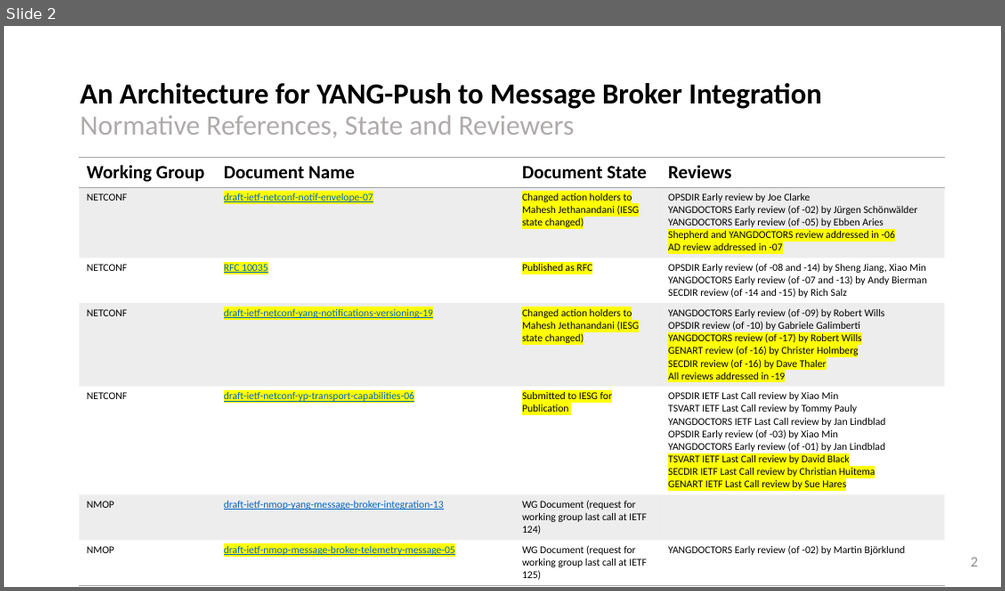
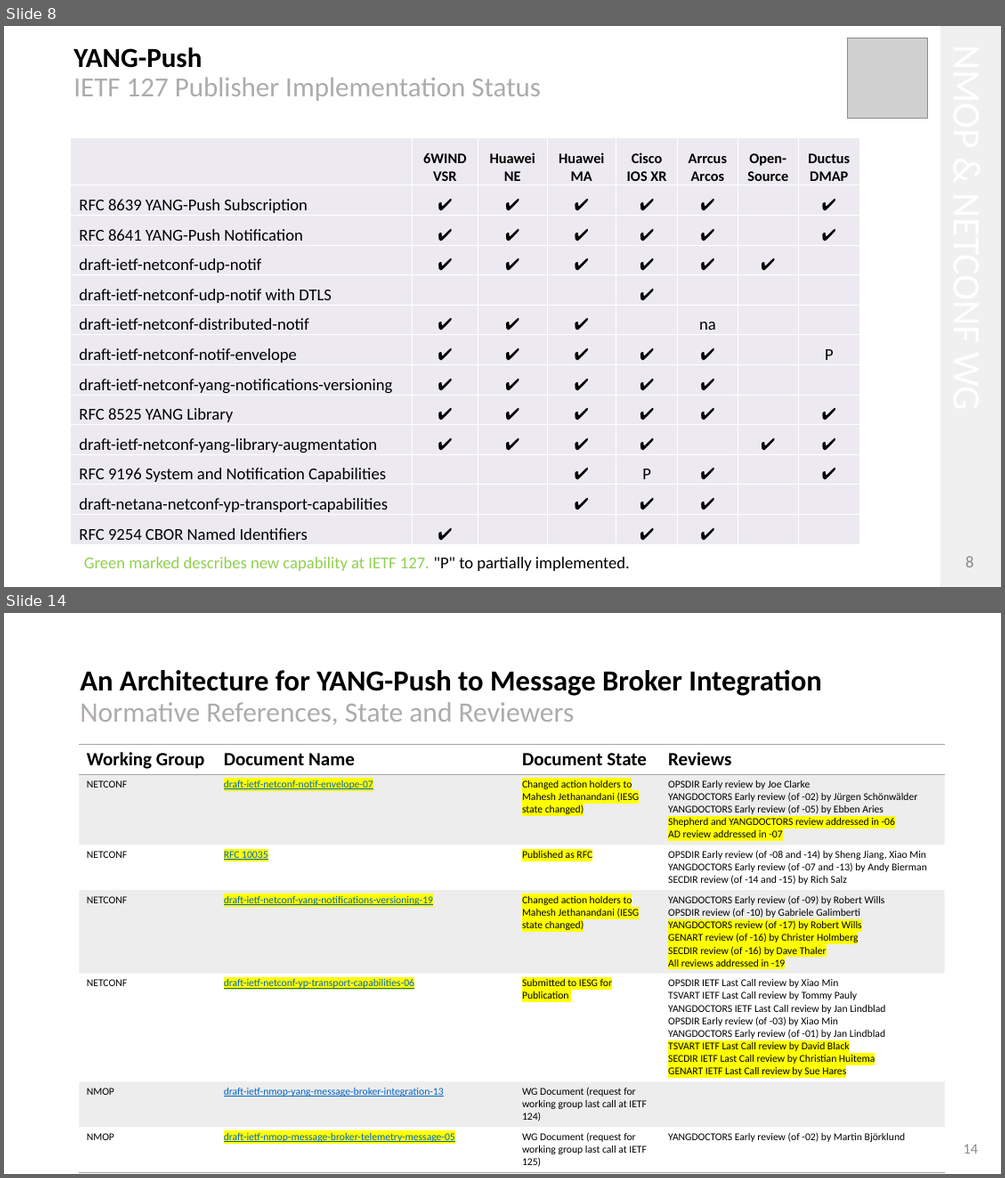
Before and after one commit to network-analytics/ietf-network-analytics-document-status, a slide deck: 127/NMOP/draft-ietf-nmop-yang-message-broker-integration-13.pptx. Shown one above the other, each under a label of ours: slide 2 before the commit, slides 8 and 14 after it; the slides between them are not shown. The pictures are 1005x591 and 1005x1178 pixels, drawn with LibreOffice and Linux fonts; fonts in the diff are those of the drawing; grey boxes stand for pictures. Boxes give left, top, right and bottom in pixels: in the first picture for what was removed or moved away, otherwise in the second. Text is boxed around its words. In the diff, an @@ line names an element or a change of style, - is before the commit and + after.

```diff
--- a/127/NMOP/draft-ietf-nmop-yang-message-broker-integration-13.pptx
+++ b/127/NMOP/draft-ietf-nmop-yang-message-broker-integration-13.pptx
@@ slide 8 added at (4, 26, 1001, 587), background #FFFFFF @@
@@ text added at (73, 47, 541, 101), 26.7 pt, text #AEABAB @@
+YANG-Push
+IETF 127 Publisher Implementation Status
@@ picture added at (848, 38, 928, 118) @@
@@ rectangle added at (940, 26, 1001, 587), fill #F1F0F0 @@
@@ table added at (71, 138, 858, 544), 13 rows, 8 columns @@
+ | 6WIND VSR | Huawei NE | Huawei MA | Cisco IOS XR | Arrcus Arcos | Open-Source | Ductus DMAP
+RFC 8639 YANG-Push Subscription | ✔ | ✔ | ✔ | ✔ | ✔ |  | ✔
+RFC 8641 YANG-Push Notification | ✔ | ✔ | ✔ | ✔ | ✔ |  | ✔
+draft-ietf-netconf-udp-notif | ✔ | ✔ | ✔ | ✔ | ✔ | ✔ | 
+draft-ietf-netconf-udp-notif with DTLS |  |  |  | ✔ |  |  | 
+draft-ietf-netconf-distributed-notif | ✔ | ✔ | ✔ |  | na |  | 
+draft-ietf-netconf-notif-envelope | ✔ | ✔ | ✔ | ✔ | ✔ |  | P
+draft-ietf-netconf-yang-notifications-versioning | ✔ | ✔ | ✔ | ✔ | ✔ |  | 
+RFC 8525 YANG Library | ✔ | ✔ | ✔ | ✔ | ✔ |  | ✔
+draft-ietf-netconf-yang-library-augmentation | ✔ | ✔ | ✔ | ✔ |  | ✔ | ✔
+RFC 9196 System and Notification Capabilities |  |  | ✔ | P | ✔ |  | ✔
+draft-netana-netconf-yp-transport-capabilities |  |  | ✔ | ✔ | ✔ |  | 
+RFC 9254 CBOR Named Identifiers | ✔ |  |  | ✔ | ✔ |  | 
@@ text added at (84, 556, 630, 571), 16 pt, text #92D050 @@
+Green marked describes new capability at IETF 127. "P" to partially implemented.
@@ page number added at (965, 556, 973, 567), 16 pt, text #888888 @@
+8
@@ what was slide 2 is now slide 14 @@
@@ page number at (963, 1143, 979, 1153): text changed @@
-2
+14
```
Also in this commit, not shown: 12 other slides added, 1 slide removed, 1 other file.
